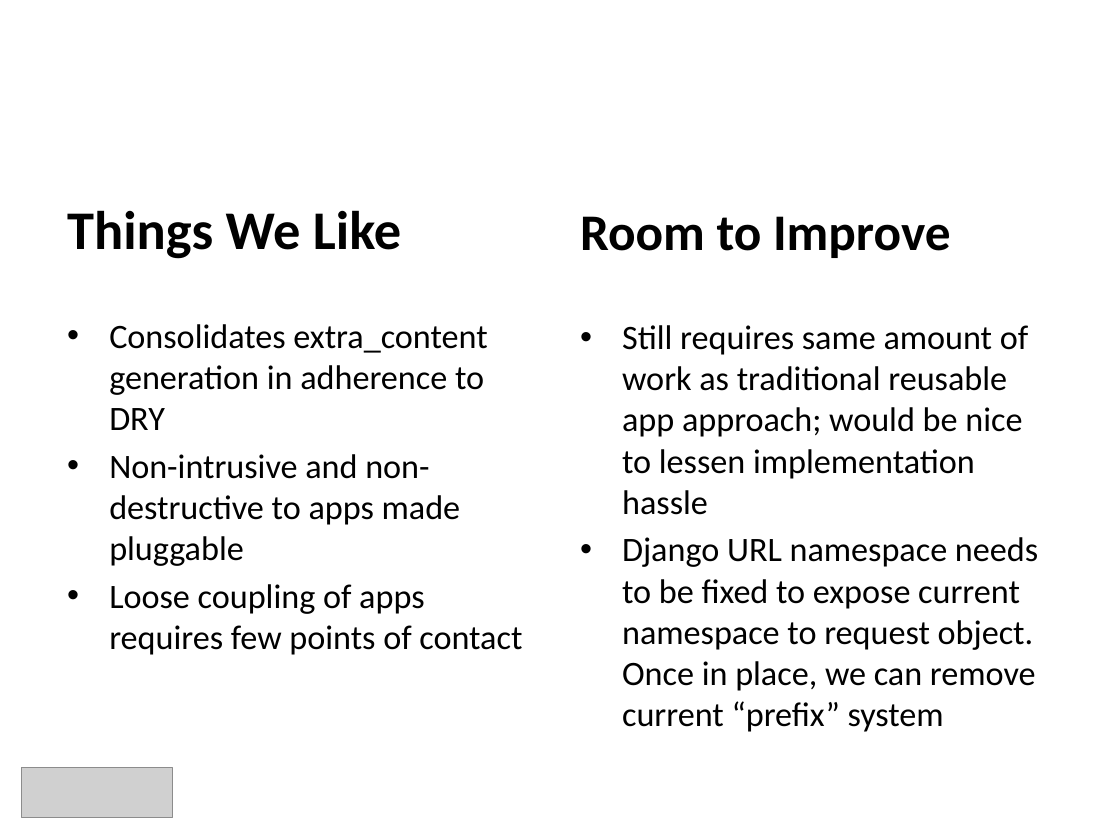
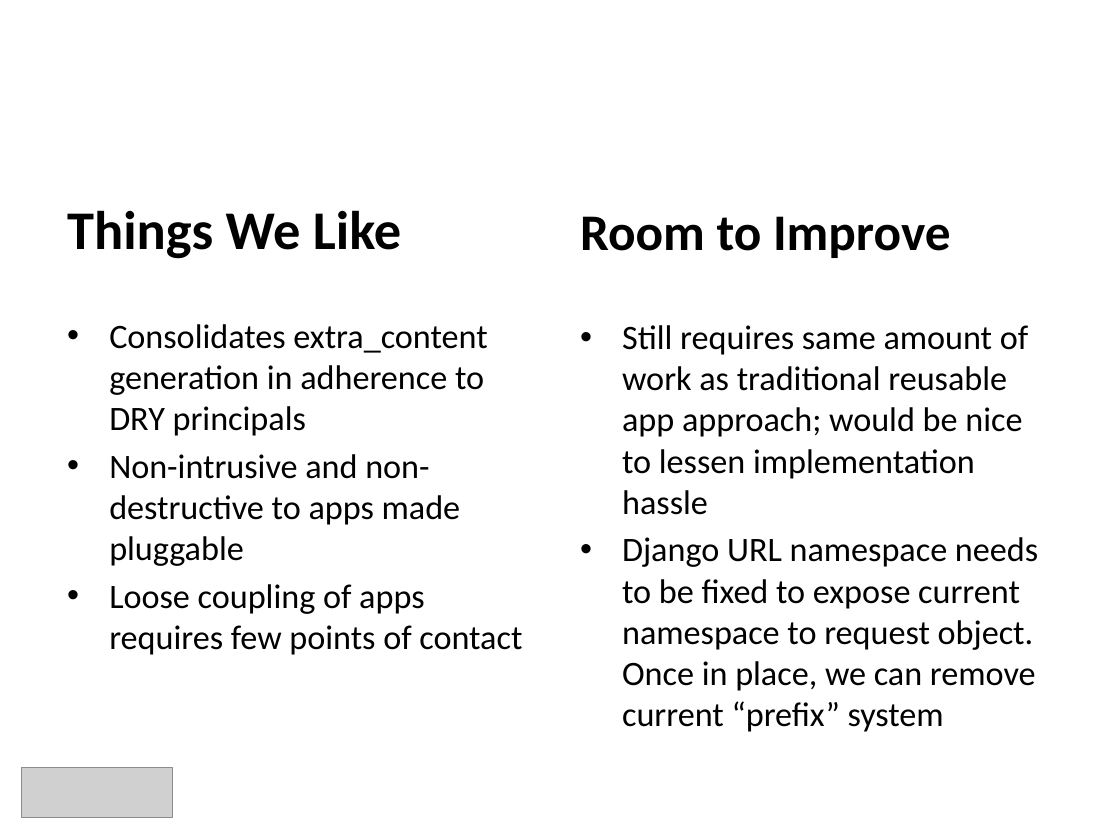
Before and after one commit to nowells/django-pluggables, a slide deck: slide 26 of docs/djangocon-09-presentation-shawnr-nowells.pptx (slide 23 before the commit). Drawn at 1120x840 pixels with LibreOffice and Linux fonts; fonts in the diff are those of the drawing; grey boxes stand for pictures; background and template pictures are left out. Boxes give left, top, right and bottom in pixels: in the first picture for what was removed or moved away, otherwise in the second. Text is boxed around its words. In the diff, an @@ line names an element or a change of style, - is before the commit and + after.

```diff
--- a/docs/djangocon-09-presentation-shawnr-nowells.pptx
+++ b/docs/djangocon-09-presentation-shawnr-nowells.pptx
@@ text at (109,324,487,436): text changed @@
-• Consolidates extra_content generation in adherence to DRY
+• Consolidates extra_content generation in adherence to DRY principals
```
Also in this commit, not shown: 6 other slides changed, 4 slides added, 1 slide removed.
